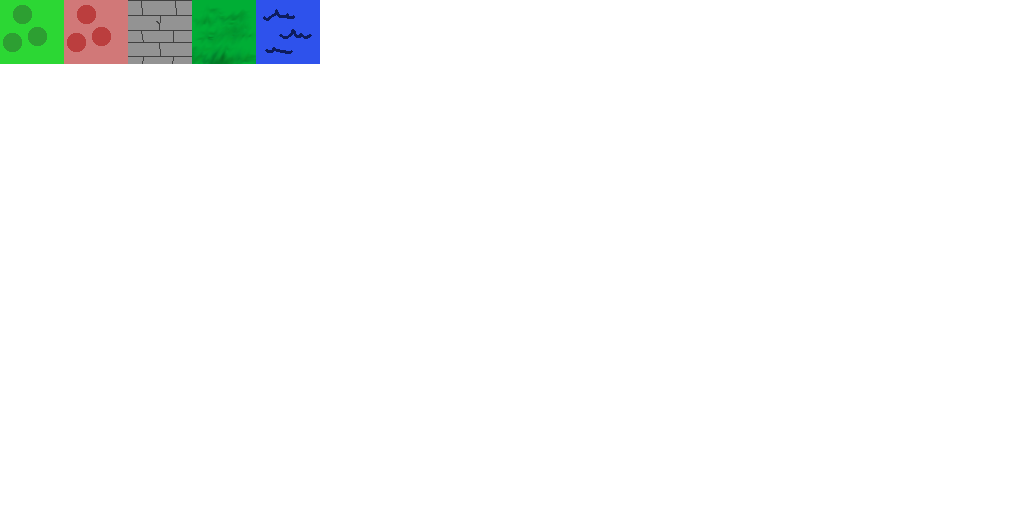
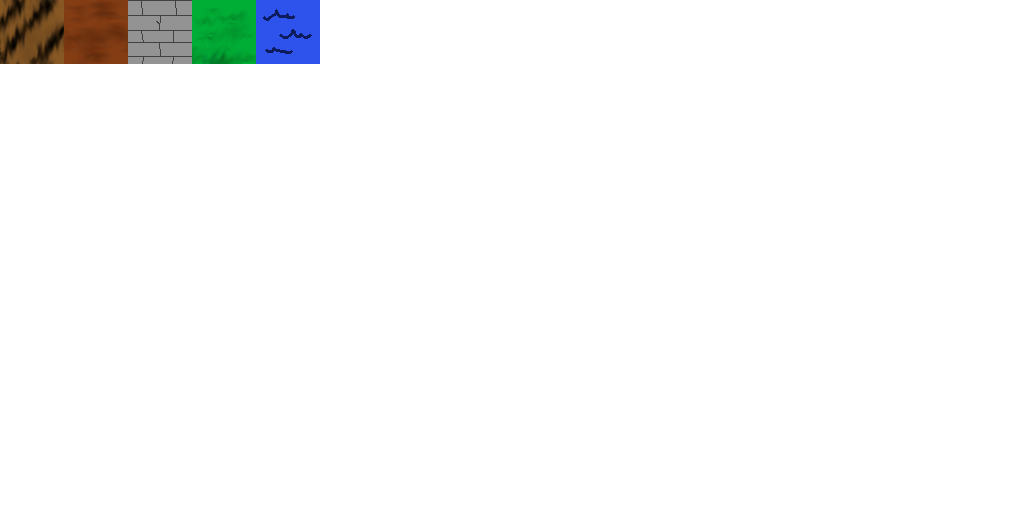
Layered file, before and after one edit (w=1024, h=512). Changes by layer:
painted on "tile copy #2" over (64, 0, 128, 64)
painted on "tile copy #1" over (0, 0, 64, 64)
